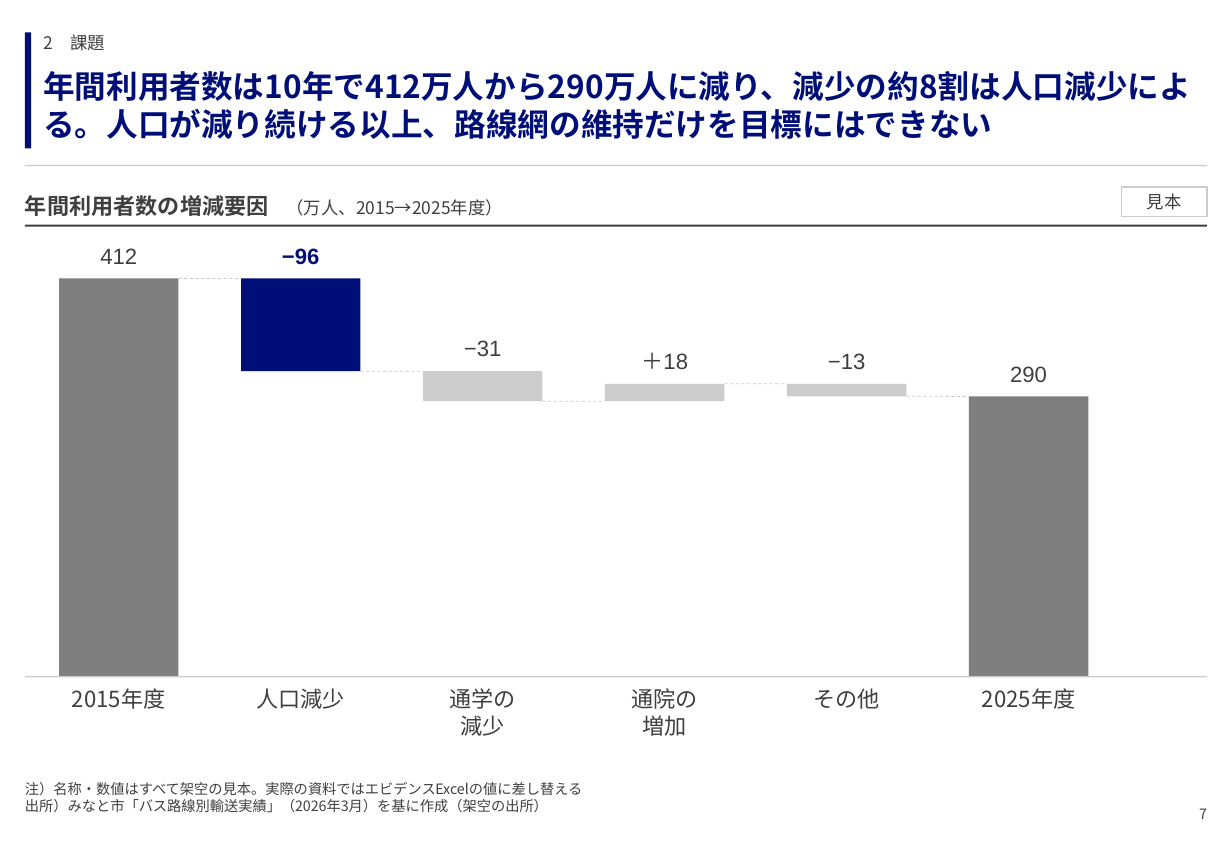
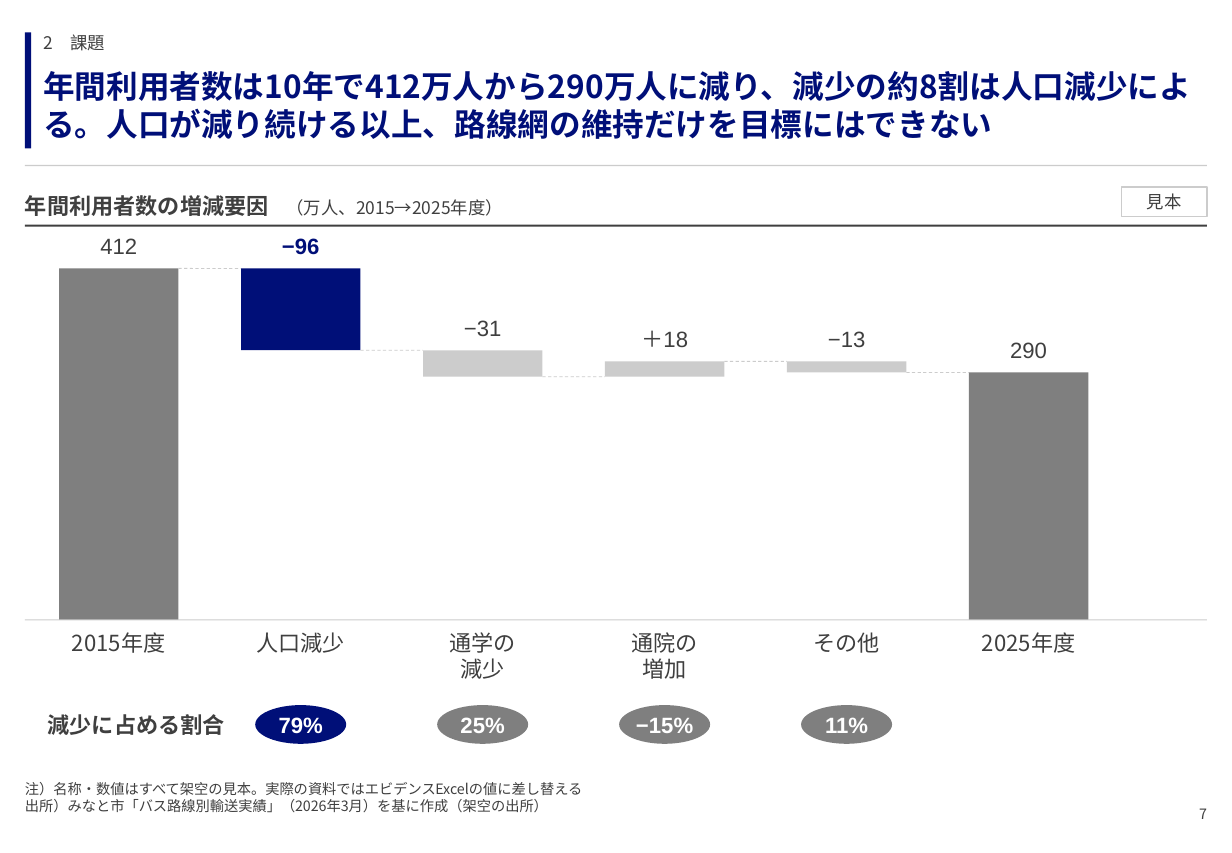
Before and after one commit to GontaHH/slide_builder, a slide deck: slide 7 of patterns/pattern-deck.pptx. Drawn at 1232x853 pixels with LibreOffice and Linux fonts; fonts in the diff are those of the drawing. Boxes give left, top, right and bottom in pixels: in the first picture for what was removed or moved away, otherwise in the second. Text is boxed around its words. In the diff, an @@ line names an element or a change of style, - is before the commit and + after.

```diff
--- a/patterns/pattern-deck.pptx
+++ b/patterns/pattern-deck.pptx
@@ rectangle: place and size @@
-rectangle at (59, 279, 179, 677)
+rectangle at (59, 268, 179, 620)
@@ 2 texts, 1 line: place and size @@
-2 texts, 1 line at (100, 248, 320, 279)
+2 texts, 1 line at (100, 238, 320, 268)
@@ rectangle: place and size @@
-rectangle at (241, 279, 361, 372)
+rectangle at (241, 268, 361, 350)
@@ 3 texts, 1 line, 1 rectangle: place and size @@
-3 texts, 1 line, 1 rectangle at (361, 340, 866, 400)
+3 texts, 1 line, 1 rectangle at (361, 320, 866, 377)
@@ text "290": place and size @@
-text "290" at (1010, 366, 1047, 382)
+text "290" at (1010, 342, 1047, 358)
@@ line moved from (543, 402) - (605, 402) to (543, 377) - (605, 377) @@
@@ rectangle: place and size @@
-rectangle at (787, 383, 907, 396)
+rectangle at (605, 362, 725, 378)
@@ line moved from (907, 396) - (969, 396) to (725, 362) - (787, 362) @@
@@ rectangle: place and size @@
-rectangle at (605, 383, 725, 400)
+rectangle at (787, 362, 907, 373)
@@ line moved from (725, 383) - (787, 383) to (907, 372) - (969, 372) @@
@@ rectangle: place and size @@
-rectangle at (969, 396, 1089, 676)
+rectangle at (969, 372, 1089, 619)
@@ 6 texts, 1 line: place and size @@
-6 texts, 1 line at (25, 677, 1207, 736)
+6 texts, 1 line at (25, 620, 1207, 679)
@@ text added at (48, 714, 225, 735), 14 pt, text #3F3F3F, bold @@
+減少に占める割合
@@ ellipse added at (255, 705, 346, 744), fill #000F78 @@
@@ text added at (279, 717, 323, 734), 14 pt, text #FFFFFF, bold @@
+79%
@@ ellipse added at (437, 705, 528, 744), fill #7F7F7F @@
@@ text added at (460, 717, 504, 733), 14 pt, text #FFFFFF, bold @@
+25%
@@ ellipse added at (619, 705, 710, 744), fill #7F7F7F @@
@@ text added at (636, 717, 693, 733), 14 pt, text #FFFFFF, bold @@
+−15%
@@ ellipse added at (801, 705, 892, 744), fill #7F7F7F @@
@@ text added at (825, 717, 868, 733), 14 pt, text #FFFFFF, bold @@
+11%
```
Also in this commit, not shown: 56 other slides changed, 2 slides added, 9 other files.
